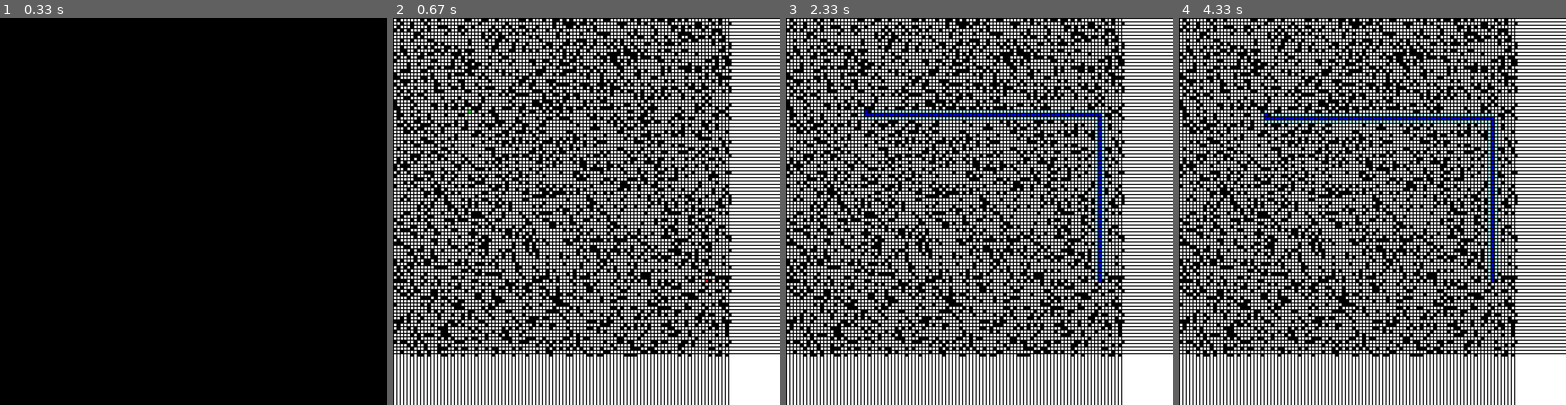
Above: before the commit, frames 1-4 (left to right).
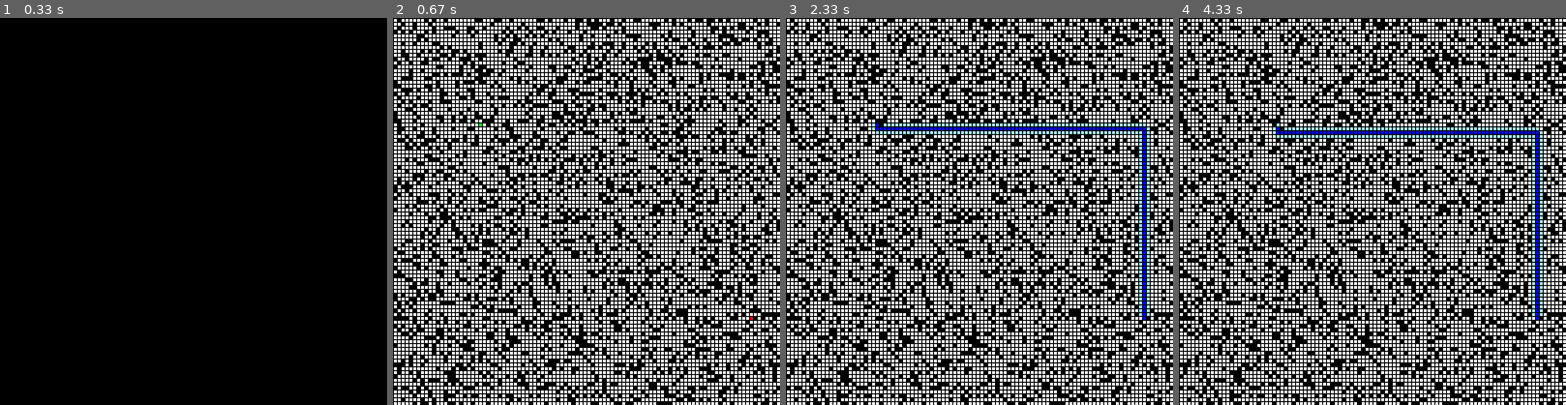
Above: after the commit, the same moments.

Repository: jgcruz81/fog-of-war
Game: pygame game, started from final.py
The game is run twice, just before and just after one commit, with the same random seed, the same clock (stepped at 60 frames per second) and the same inputs.
Inputs:
- Up to frame 1 (0.33 s): no input
- Up to frame 2 (0.67 s): tap Space at 0.33 s
- Up to frame 3 (2.33 s): tap Space at 0.67, 1.17, 1.7, 2.22 s
- Up to frame 4 (4.33 s): tap Space at 2.73, 3.45, 4.07 s

Frame 1 is identical in both runs. In frame 2, 49% of the frame differs, in the area x 0-100%, y 0-100%; in frame 3, 51%; in frame 4, 51%.

Commit message:
Add files via upload

Diff:
--- a/final.py
+++ b/final.py
@@ -62,7 +62,7 @@
 
 # Pygame visuals
 size = (800, 800)
-sq_size = 7
+sq_size = 8
 screen = pygame.display.set_mode(size)
 pygame.display.set_caption("A*")
 
@@ -215,6 +215,8 @@
                 j +=1
             j = 0
             i += 1
+        i = 0
+        j = 0
         while i < len(potentialneighbors):
             while j < len(closedlist):
                 if potentialneighbors[i].x == closedlist[j].x and potentialneighbors[i].y == closedlist[j].y:
